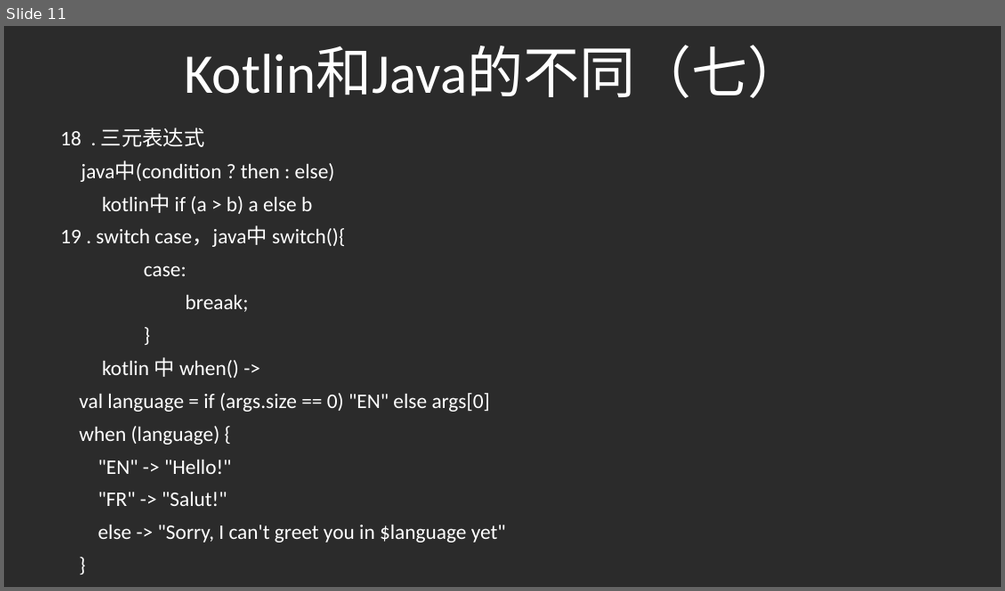
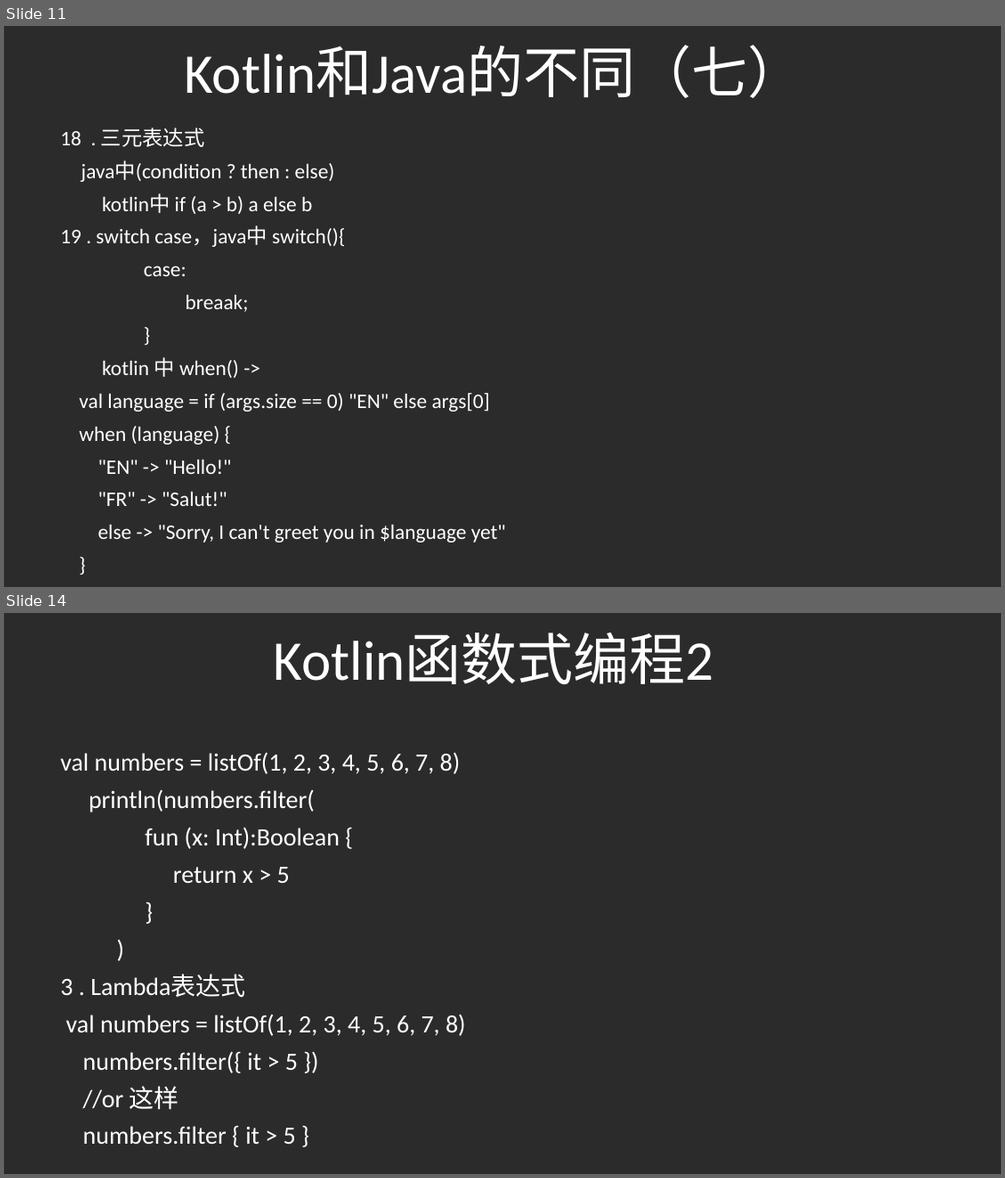
Before and after one commit to gaoleicoding/HelloKotlin, a slide deck: KotlinApp/Kotlin分享.pptx. Shown one above the other, each under a label of ours: slide 11 before the commit, slides 11 and 14 after it; the slides between them are not shown. The pictures are 1005x591 and 1005x1178 pixels, drawn with LibreOffice and Linux fonts; fonts in the diff are those of the drawing; background and template pictures are left out; a plain dark background stands for a picture behind light text. Boxes give left, top, right and bottom in pixels: in the first picture for what was removed or moved away, otherwise in the second. Text is boxed around its words. In the diff, an @@ line names an element or a change of style, - is before the commit and + after.

```diff
--- a/KotlinApp/Kotlin分享.pptx
+++ b/KotlinApp/Kotlin分享.pptx
@@ slide 14 added at [4,613,1001,1174], background picture (left out) @@
@@ title added at [274,633,714,684], 54 pt, text #FFFFFF @@
+Kotlin函数式编程2
@@ subtitle added at [60,752,466,1143], 24 pt, text #FFFFFF @@
+val numbers = listOf(1, 2, 3, 4, 5, 6, 7, 8)
+println(numbers.filter(
+fun (x: Int):Boolean {
+return x > 5
+}
+)
+3 . Lambda表达式
+val numbers = listOf(1, 2, 3, 4, 5, 6, 7, 8)
+numbers.filter({ it > 5 })
+//or 这样
+numbers.filter { it > 5 }
```
Also in this commit, not shown: 2 slides changed, 4 other slides added.
